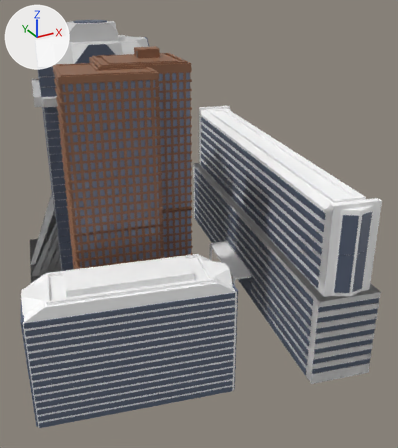
Before and after pictures for a commit that changed the glTF model run/textures/build/build2.glb.
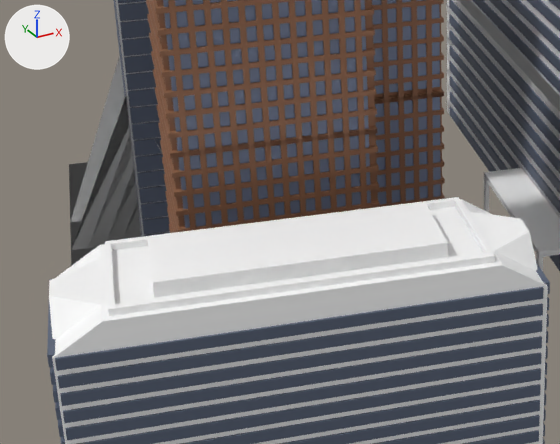
The first picture shows the older version from a 50 mm lens placed at (-7.08, -21.15, 11.53), pointed at (1.93, -4.77, 3.34). The close-ups show both versions on the part from 0% to 61% of the width and 38% to 81% of the height of that picture; other places that the commit changed are outside them. The axes (+X, +Y, +Z) are drawn at upper left. The lights are the same throughout. Where no turn or scale is listed for an object, it has been applied to the vertices. Vertices at the same position are counted once.

The scene before the commit, as lines of its bpy script (objects in view):
```python
me_立方体_010 = bpy.data.meshes.new('立方体.010')
me_立方体_010.from_pydata(...)  # 854 vertices, 1694 faces; spans x -3.04..3.04, y -1.55..1.55, z -1.93..2.13
me_立方体_010.materials.append(mat_マテリアル_023)  # white #ffffff
me_立方体_014 = bpy.data.meshes.new('立方体.014')
me_立方体_014.from_pydata(...)  # 8904 vertices, 21675 faces; spans x -2.56..2.56, y -7.04..7.04, z -1.49..4.39
# faces by material slot: [20977, 224, 288, 168, 18]
me_立方体_014.materials.append(mat_マテリアル_026)  # white #ffffff
me_立方体_014.materials.append(mat_マテリアル_033)  # dark blue #566074
me_立方体_014.materials.append(mat_マテリアル_027)  # dark blue #566074
me_立方体_014.materials.append(mat_マテリアル_028)  # dark blue #566074
me_立方体_014.materials.append(mat_マテリアル_032)  # dark blue #566074
me_立方体_032 = bpy.data.meshes.new('立方体.032')
me_立方体_032.from_pydata(...)  # 106 vertices, 208 faces; spans x -1.09..0.38, y -1.57..1.73, z -0.49..0.49
# faces by material slot: [118, 90]
me_立方体_032.materials.append(mat_マテリアル_031)  # dark blue #566074
me_立方体_032.materials.append(mat_マテリアル_034)  # white #ffffff
ob_立方体_010 = bpy.data.objects.new('立方体.010', me_立方体_010)
ob_立方体_010.location = (-2.23, -8.26, 1.94)
ob_立方体_013 = bpy.data.objects.new('立方体.013', me_立方体_014)
ob_立方体_013.location = (5.23, -4.13, 1.5)
ob_立方体_032 = bpy.data.objects.new('立方体.032', me_立方体_032)
ob_立方体_032.location = (4.24, -3.93, 0.53)
# also in view: '立方体.007' at (-0.85, -4.99, 4.86); '立方体' at (0.0, 0.2, 5.09); '立方体.012' at (-2.24, -8.26, 1.76); '立方体.001' at (0.03, 0.2, 3.8); '立方体.011' at (-2.25, -8.26, 1.76)
```
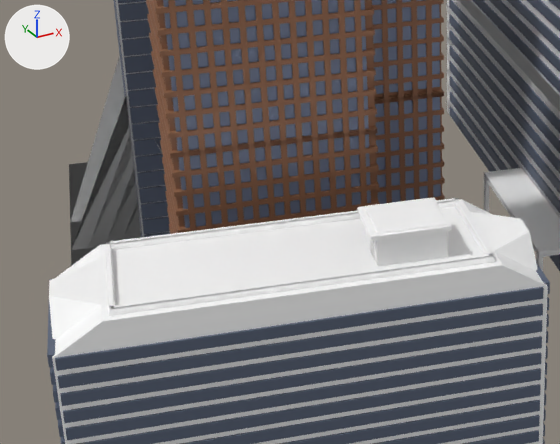
Where the change shows, as pixel boxes (x1, y1, x2, y2) in the close-ups (560 x 444 px):
part 1 of me_立方体_010, built on: before (105, 197, 495, 316); after (52, 197, 528, 316)

The change, as a diff of the scene's bpy script:
```diff
--- a/run/textures/build/build2.glb.py
+++ b/run/textures/build/build2.glb.py
@@ mat_マテリアル_044 @@
+mat_マテリアル_044 = principled_material('マテリアル.044')
+mat_マテリアル_044.base_color = (0.723, 0.723, 0.723)  # light grey #dddddd
@@ mat_マテリアル_043 @@
+mat_マテリアル_043 = principled_material('マテリアル.043')
+mat_マテリアル_043.base_color = (1.0, 1.0, 1.0)  # white #ffffff
@@ me_立方体_010 @@
 # used by ob_立方体_010; location = (-2.23, -8.26, 1.94)
-me_立方体_010.from_pydata(...)  # 854 vertices, 1694 faces; spans x -3.04..3.04, y -1.55..1.55, z -1.93..2.13
+me_立方体_010.from_pydata(...)  # 7981 vertices, 15945 faces; spans x -3.04..3.04, y -1.55..1.55, z -1.93..2.4
+# me_立方体_010 part 1: 86 vertices removed from x -2.38..2.38, y -1.31..1.31, z 2.02..2.13; 7213 vertices added at x -2.38..2.38, y -1.31..1.31, z 1.93..2.4
 me_立方体_010.materials.append(mat_マテリアル_023)
+me_立方体_010.materials.append(mat_マテリアル_043)  # white #ffffff
+me_立方体_010.materials.append(mat_マテリアル_044)  # light grey #dddddd
```
